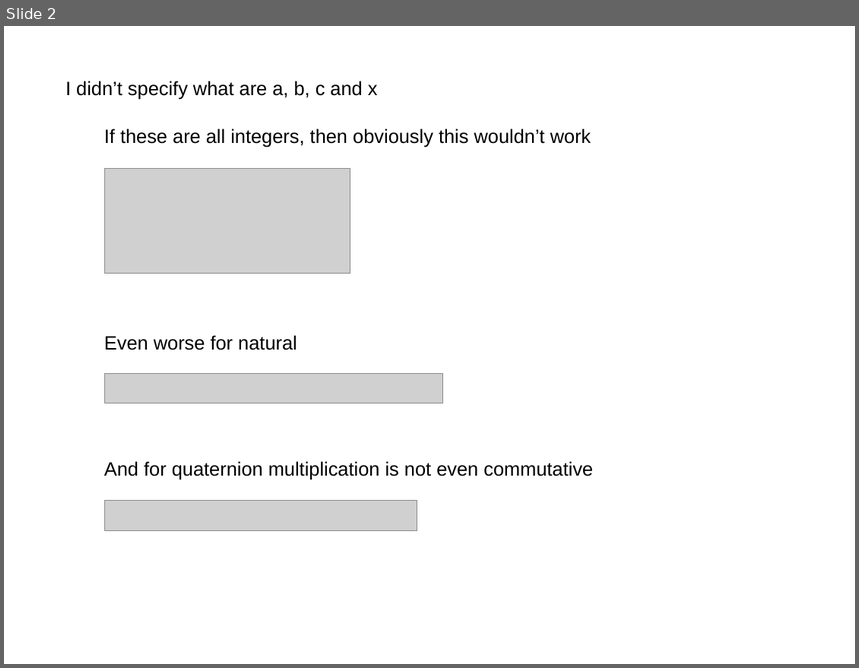
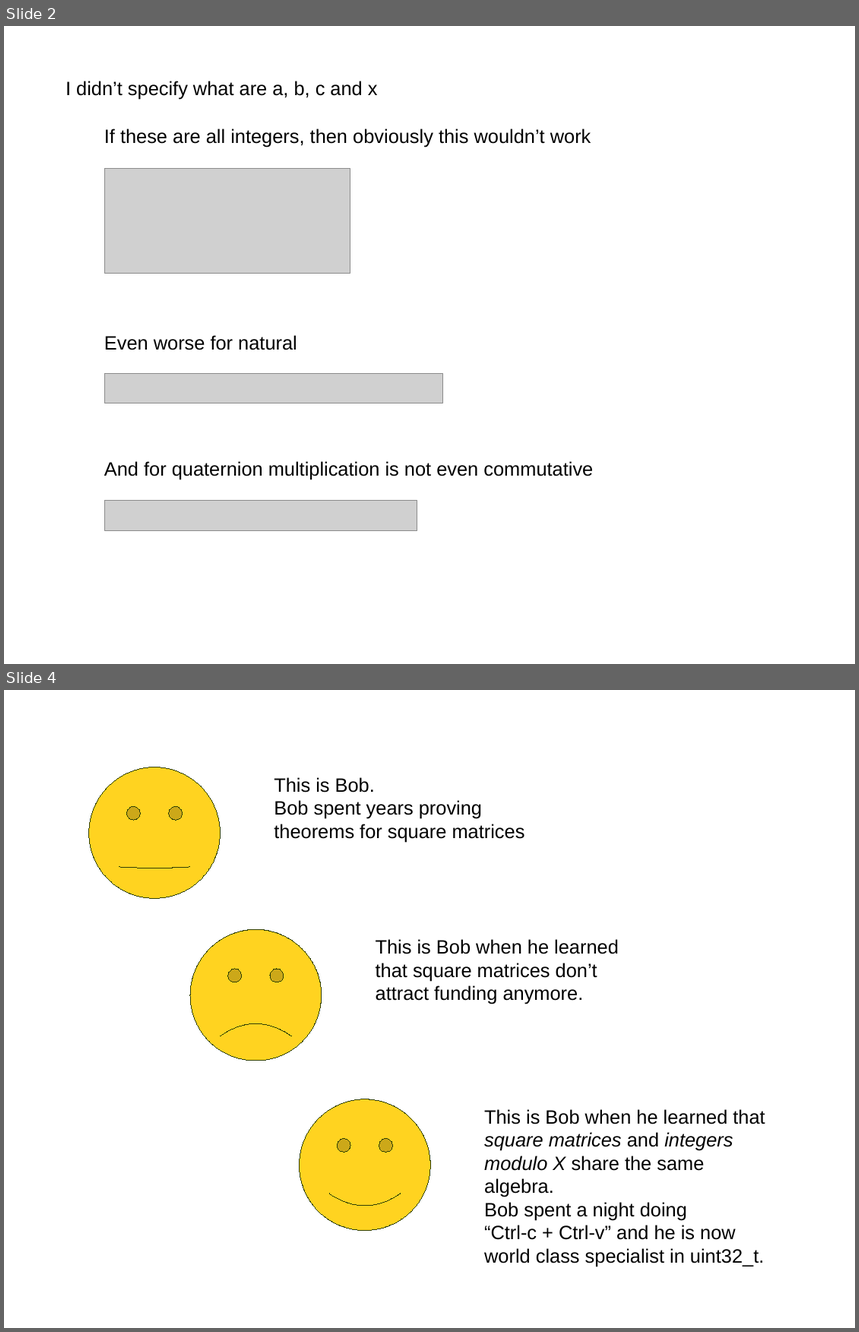
Before and after one commit to akalenuk/templates-experiments, a slide deck: templates.odp. Shown one above the other, each under a label of ours: slide 2 before the commit, slides 2 and 4 after it; the slides between them are not shown. The pictures are 859x668 and 859x1332 pixels, drawn with LibreOffice and Linux fonts; fonts in the diff are those of the drawing; grey boxes stand for pictures. Boxes give left, top, right and bottom in pixels: in the first picture for what was removed or moved away, otherwise in the second. Text is boxed around its words. In the diff, an @@ line names an element or a change of style, - is before the commit and + after.

```diff
--- a/templates.odp
+++ b/templates.odp
@@ slide 4 added at box(4, 690, 855, 1328), background #FFFFFF @@
@@ smiley face added at box(89, 768, 221, 898), fill #FFD320, outline #314004 0 pt @@
@@ text added at box(274, 777, 525, 842), 18 pt, text #000000 @@
+This is Bob.
+Bob spent years proving theorems for square matrices
@@ smiley face added at box(190, 929, 322, 1061), fill #FFD320, outline #314004 0 pt @@
@@ text added at box(376, 939, 619, 1005), 18 pt, text #000000 @@
+This is Bob when he learned that square matrices don’t attract funding anymore.
@@ smiley face added at box(299, 1100, 430, 1230), fill #FFD320, outline #314004 0 pt @@
@@ text added at box(484, 1110, 765, 1267), 18 pt, text #000000 @@
+This is Bob when he learned that square matrices and integers modulo X share the same algebra.
+Bob spent a night doing
+“Ctrl-c + Ctrl-v” and he is now world class specialist in uint32_t.
```
Also in this commit, not shown: 3 other slides added, 2 other files.
